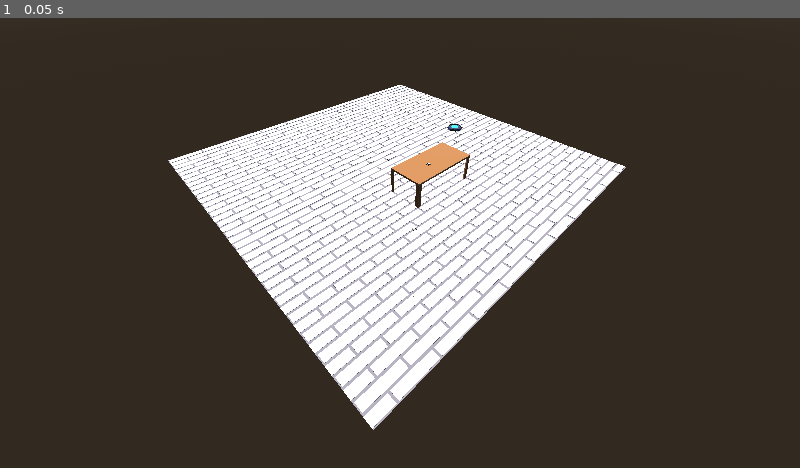
Above: before the commit, frame 1.
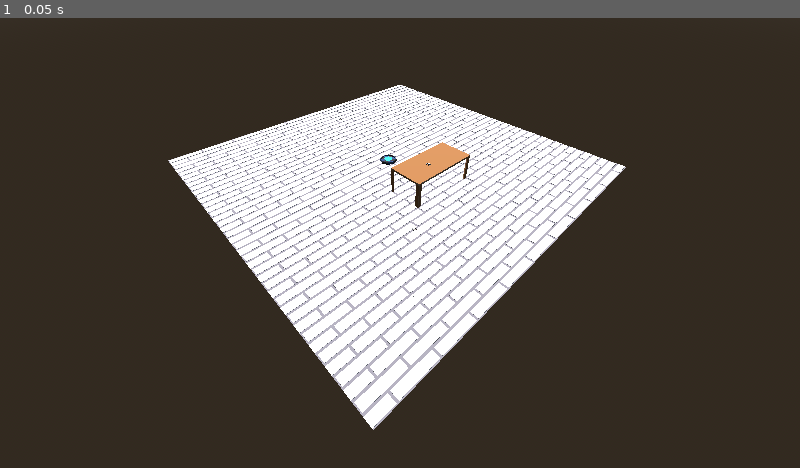
Above: after the commit, the same moment.

Repository: Degenerate-Games/psgamejam16
Game: Godot game, scene res://scenes/room.tscn
The game is run twice, just before and just after one commit, with the same random seed, the same clock (stepped at 60 frames per second) and the same inputs.
Inputs:
- Up to frame 1 (0.05 s): no input

The runs differ from the first frame. In frame 1, less than 0.1% of the frame differs, in the area x 47-58%, y 23-33%.
Error in both runs: Invalid access to property or key 'global_transform' on a base object of type 'Nil'. (res://scripts/bot.gd:15)

Commit message:
Fix bot base transform

Diff:
--- a/PestWars/scenes/structures/friendly/bot_base.tscn
+++ b/PestWars/scenes/structures/friendly/bot_base.tscn
@@ -14,6 +14,5 @@
 shape = SubResource("ConvexPolygonShape3D_mnfgv")
 
 [node name="MeshInstance3D" type="MeshInstance3D" parent="."]
-transform = Transform3D(1, 0, 0, 0, 1, 0, 0, 0, 1, -65, 0, 0)
 material_override = ExtResource("1_xr0vt")
 mesh = ExtResource("2_o8n02")
